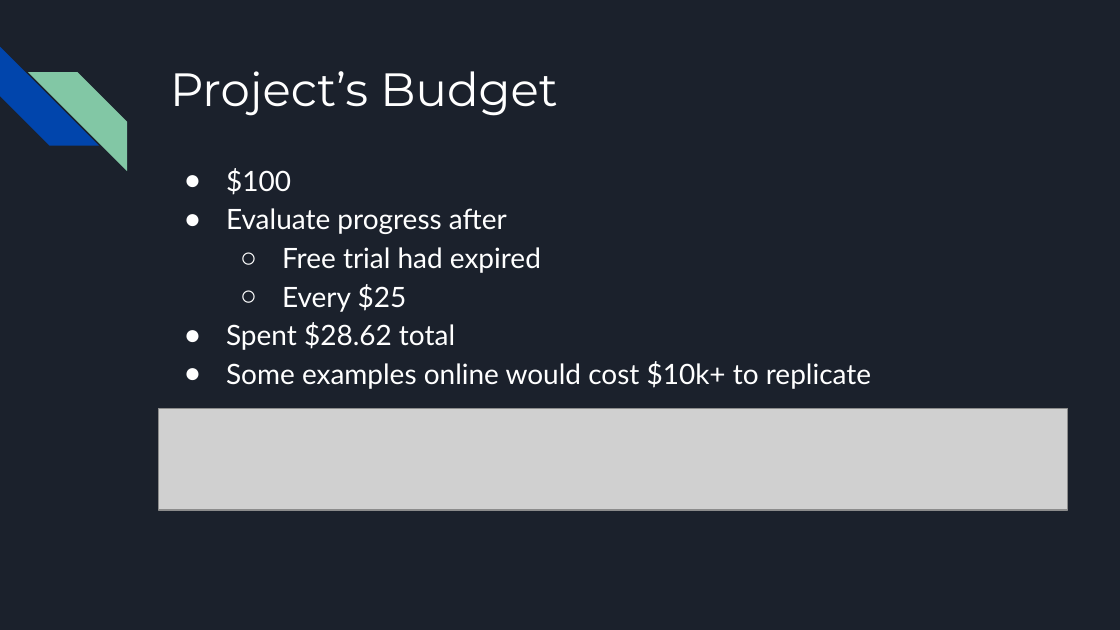
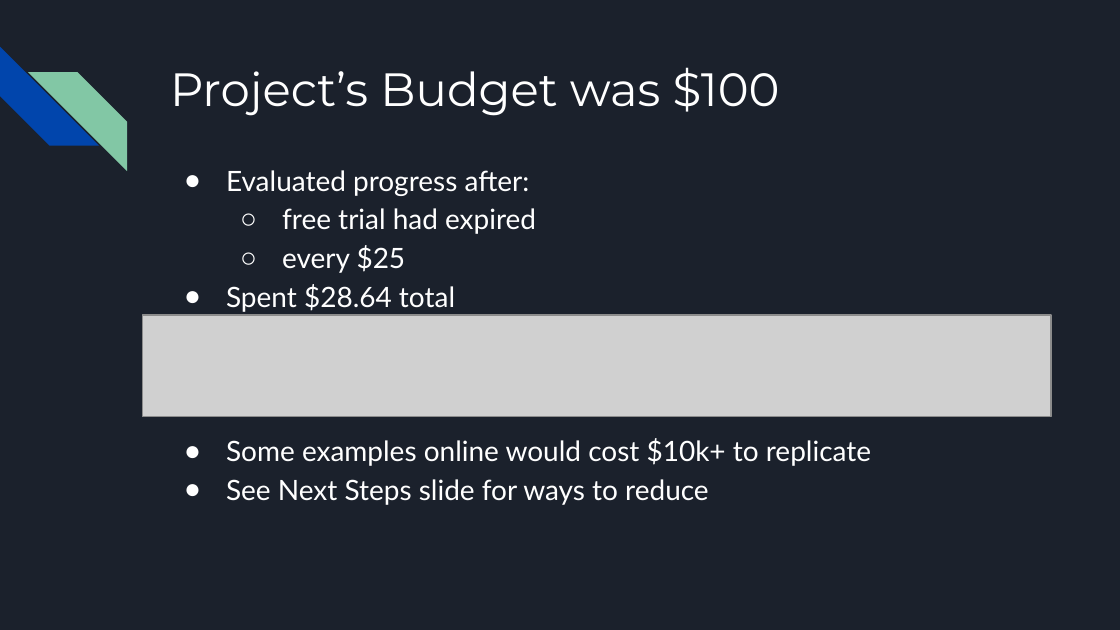
Before and after one commit to JasonCaldwellMBA/AWS_DeepRacer-Object_Avoidance, a slide deck: slide 6 of AWS DeepRacer Presentation.pptx (slide 16 before the commit). Drawn at 1120x630 pixels with LibreOffice and Linux fonts; fonts in the diff are those of the drawing; grey boxes stand for pictures. Boxes give left, top, right and bottom in pixels: in the first picture for what was removed or moved away, otherwise in the second. Text is boxed around its words. In the diff, an @@ line names an element or a change of style, - is before the commit and + after.

```diff
--- a/AWS DeepRacer Presentation.pptx
+++ b/AWS DeepRacer Presentation.pptx
@@ title at <box>170,67,780,116</box>: text changed @@
-Project’s Budget
+Project’s Budget was $100
@@ text at <box>226,170,536,312</box>: text changed @@
-● $100
-● Evaluate progress after
-  ○ Free trial had expired
-  ○ Every $25
-● Spent $28.62 total
+● Evaluated progress after:
+  ○ free trial had expired
+  ○ every $25
+● Spent $28.64 total
@@ picture: place and size @@
-picture at <box>159,408,1067,510</box>
+picture at <box>142,315,1051,417</box>
@@ text at <box>226,479,709,505</box>: paragraph added @@
+● See Next Steps slide for ways to reduce
```
Also in this commit, not shown: 10 other slides changed, 3 slides added, 2 slides removed, 1 other file.
